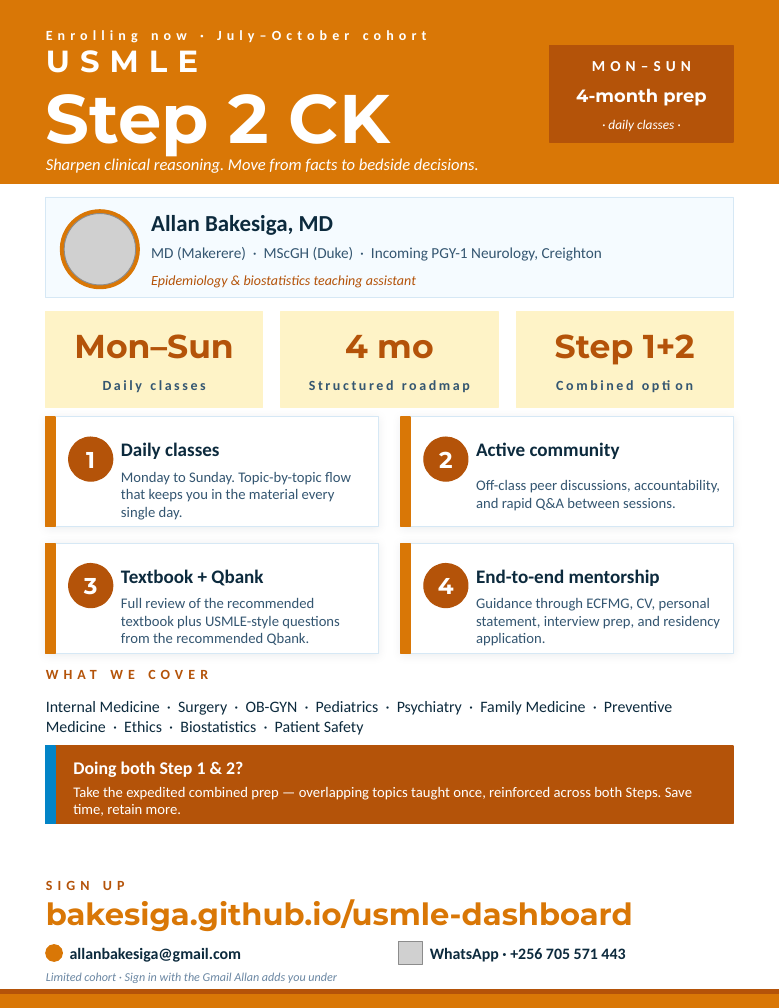
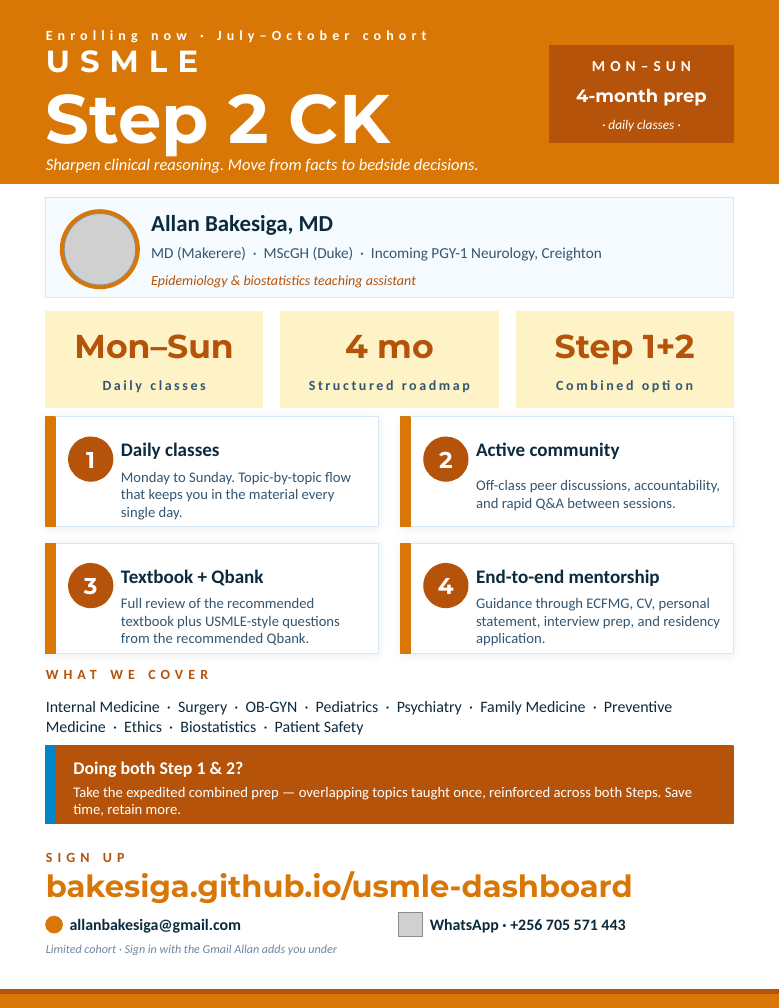
Before and after one commit to Bakesiga/usmle-dashboard, a slide deck: slide 1 of outputs/flyers/USMLE_Step2_Flyer.pptx. Drawn at 779x1008 pixels with LibreOffice and Linux fonts; fonts in the diff are those of the drawing; grey boxes stand for pictures. Boxes give left, top, right and bottom in pixels: in the first picture for what was removed or moved away, otherwise in the second. Text is boxed around its words. In the diff, an @@ line names an element or a change of style, - is before the commit and + after.

```diff
--- a/outputs/flyers/USMLE_Step2_Flyer.pptx
+++ b/outputs/flyers/USMLE_Step2_Flyer.pptx
@@ 5 texts, 1 picture, 1 ellipse: place and size @@
-5 texts, 1 picture, 1 ellipse at [46,881,633,983]
+5 texts, 1 picture, 1 ellipse at [46,853,633,955]
```
Also in this commit, not shown: 3 other files.
